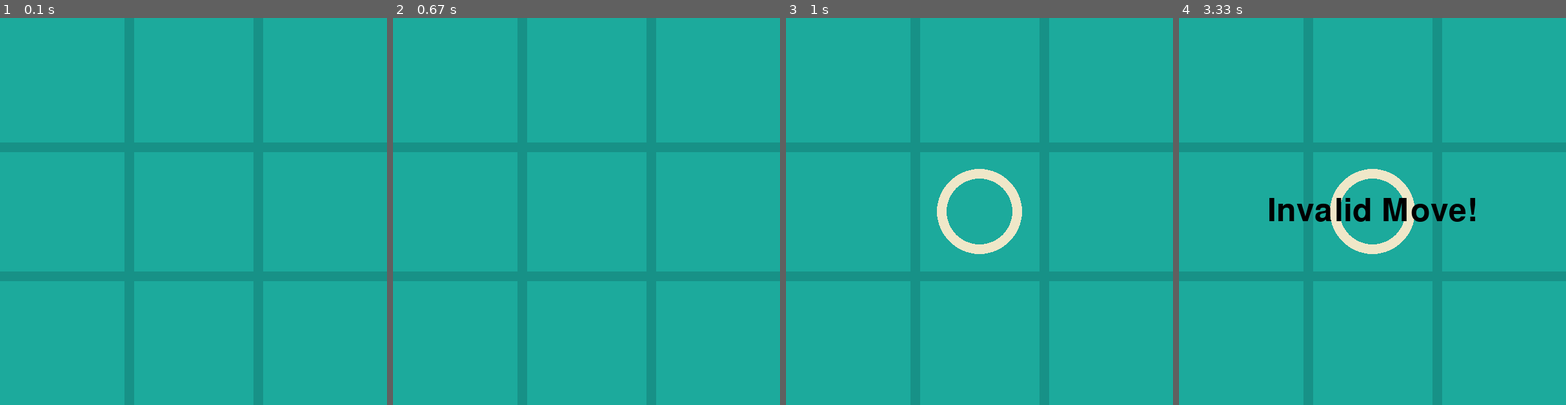
Above: before the commit, frames 1-4 (left to right).
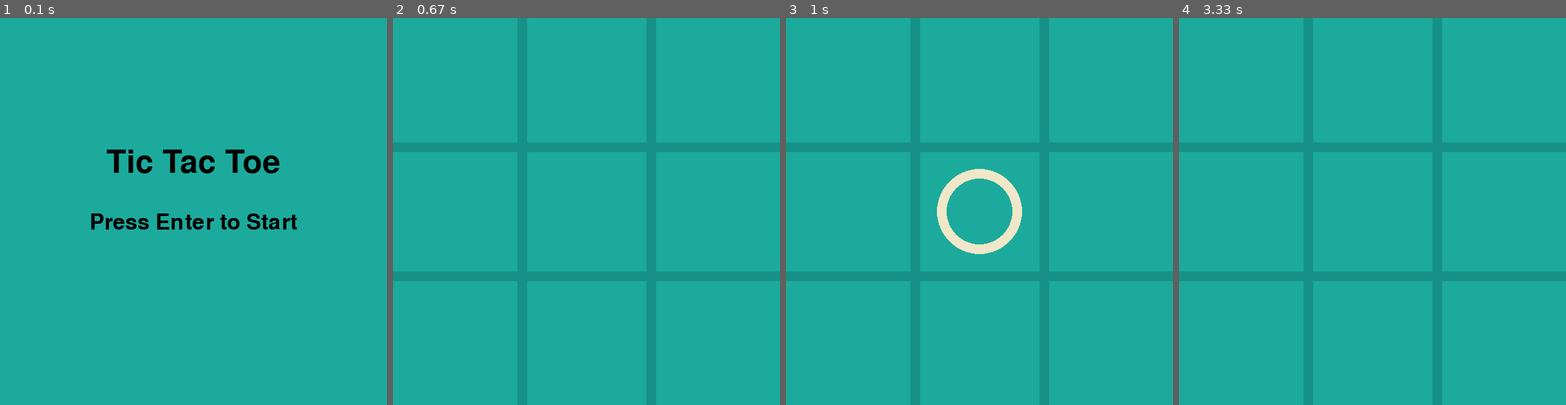
Above: after the commit, the same moments.

Repository: mihir-pandhe/Tic-Tac-Toe-GUI-In-Python-using-PyGame
Game: pygame game, started from app.py
Same seed, same stepped clock (60 frames per second), same inputs: the game is played once before the commit and once after it.
Inputs (mouse positions are in pixels of both pictures, inside the frame that each line leads up to):
- Up to frame 1 (0.1 s): no input
- Up to frame 2 (0.67 s): tap Enter at 0.33 s
- Up to frame 3 (1 s): click (979, 234) at 0.72 s
- Up to frame 4 (3.33 s): click (1418, 246) at 1.55 s; tap Space at 1.83 s; tap Enter at 3.17 s

The runs differ from the first frame. In frame 1, 11% of the frame differs, in the area x 0-100%, y 0-100%; in frame 2, nothing differs; in frame 3, nothing differs; in frame 4, 2.9%.

Commit message:
Update 004

Diff:
--- a/app.py
+++ b/app.py
@@ -5,14 +5,12 @@
 
 WIDTH, HEIGHT = 600, 600
 LINE_WIDTH = 15
-BOARD_ROWS = 3
-BOARD_COLS = 3
+BOARD_ROWS, BOARD_COLS = 3, 3
 SQUARE_SIZE = WIDTH // BOARD_COLS
 CIRCLE_RADIUS = SQUARE_SIZE // 3
 CIRCLE_WIDTH = 15
 CROSS_WIDTH = 25
 SPACE = SQUARE_SIZE // 4
-
 BG_COLOR = (28, 170, 156)
 LINE_COLOR = (23, 145, 135)
 CIRCLE_COLOR = (239, 231, 200)
@@ -22,10 +20,12 @@
 screen = pygame.display.set_mode((WIDTH, HEIGHT))
 pygame.display.set_caption("Tic Tac Toe")
 font = pygame.font.Font(None, 74)
+small_font = pygame.font.Font(None, 50)
 
 board = [[0] * BOARD_COLS for _ in range(BOARD_ROWS)]
 player = 1
 history = []
+game_active = True
 
 
 def draw_lines():
@@ -84,7 +84,7 @@
                 )
 
 
-def draw_message(message):
+def draw_message(message, restart=False):
     screen.fill(BG_COLOR)
     draw_lines()
     draw_figures()
@@ -92,8 +92,41 @@
     screen.blit(
         text, (WIDTH // 2 - text.get_width() // 2, HEIGHT // 2 - text.get_height() // 2)
     )
+
+    if restart:
+        restart_text = small_font.render(
+            "Press R to Restart or Q to Quit", True, TEXT_COLOR
+        )
+        screen.blit(
+            restart_text,
+            (
+                WIDTH // 2 - restart_text.get_width() // 2,
+                HEIGHT // 2 + text.get_height(),
+            ),
+        )
+
     pygame.display.update()
-    pygame.time.wait(2000)
+
+
+def draw_start_screen():
+    screen.fill(BG_COLOR)
+    title = font.render("Tic Tac Toe", True, TEXT_COLOR)
+    start_button = small_font.render("Press Enter to Start", True, TEXT_COLOR)
+    screen.blit(title, (WIDTH // 2 - title.get_width() // 2, HEIGHT // 3))
+    screen.blit(start_button, (WIDTH // 2 - start_button.get_width() // 2, HEIGHT // 2))
+    pygame.display.update()
+
+
+def draw_game_over_animation():
+    for _ in range(3):
+        screen.fill(BG_COLOR)
+        draw_lines()
+        draw_figures()
+        pygame.display.update()
+        pygame.time.wait(500)
+        screen.fill(BG_COLOR)
+        pygame.display.update()
+        pygame.time.wait(500)
 
 
 def mark_square(row, col, player):
@@ -142,13 +175,30 @@
     return False
 
 
-draw_lines()
+def reset_game():
+    global player, history, game_active
+    board[:] = [[0] * BOARD_COLS for _ in range(BOARD_ROWS)]
+    history.clear()
+    player = 1
+    game_active = True
+
+
+draw_start_screen()
+
 while True:
     for event in pygame.event.get():
         if event.type == pygame.QUIT:
             pygame.quit()
             sys.exit()
-        if event.type == pygame.MOUSEBUTTONDOWN:
+        if event.type == pygame.KEYDOWN:
+            if event.key == pygame.K_RETURN:
+                game_active = True
+                reset_game()
+                draw_lines()
+            elif event.key == pygame.K_q:
+                pygame.quit()
+                sys.exit()
+        if event.type == pygame.MOUSEBUTTONDOWN and game_active:
             mouseX = event.pos[0]
             mouseY = event.pos[1]
 
@@ -161,18 +211,24 @@
                 draw_figures()
 
                 if check_win(player):
-                    draw_message(f"Player {player} wins!")
-                    board = [[0] * BOARD_COLS for _ in range(BOARD_ROWS)]
-                    history.clear()
-                    draw_lines()
+                    draw_game_over_animation()
+                    draw_message(f"Player {player} wins!", restart=True)
+                    game_active = False
                 elif is_board_full():
-                    draw_message("It's a draw!")
-                    board = [[0] * BOARD_COLS for _ in range(BOARD_ROWS)]
-                    history.clear()
-                    draw_lines()
+                    draw_message("It's a draw!", restart=True)
+                    game_active = False
 
                 player = player % 2 + 1
             else:
                 draw_message("Invalid Move!")
 
+        if not game_active:
+            keys = pygame.key.get_pressed()
+            if keys[pygame.K_r]:
+                reset_game()
+                draw_lines()
+            elif keys[pygame.K_q]:
+                pygame.quit()
+                sys.exit()
+
     pygame.display.update()
